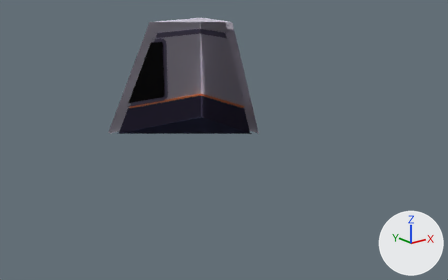
An edit to the glTF model client/public/ship/team-station.glb, drawn before and after from the same camera.
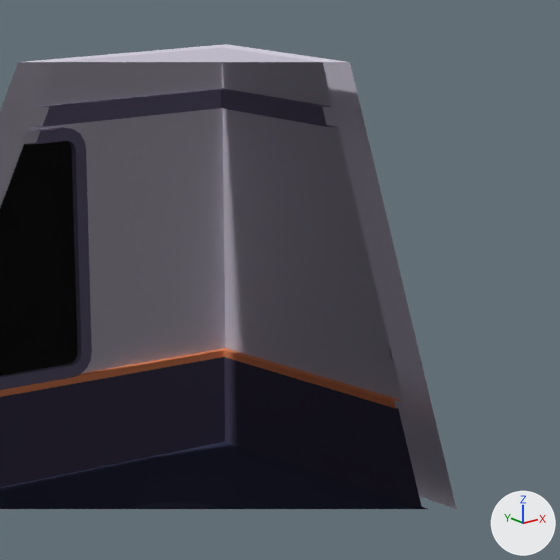
Old and new are each drawn whole from a 50 mm lens placed at (-11.31, -9.91, 6.74), pointed at (0.03, 4.26, 1.07) and again close up on the part from 32% to 64% of the width and 2% to 52% of the height. The axes (+X, +Y, +Z) are drawn at lower right. The lights are the same throughout. The first two pictures are the older version. Everything nearer to the camera than a plane just in front of the edit is cut away. Where no turn or scale is listed for an object, it has been applied to the vertices.

The first close-up shows 'briefing room ceiling', 'briefing room floor', 'briefing room wall 0', 'screen', 'screen frame' and 1 more.
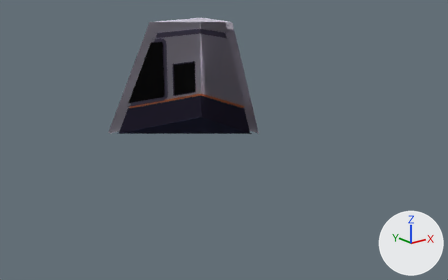
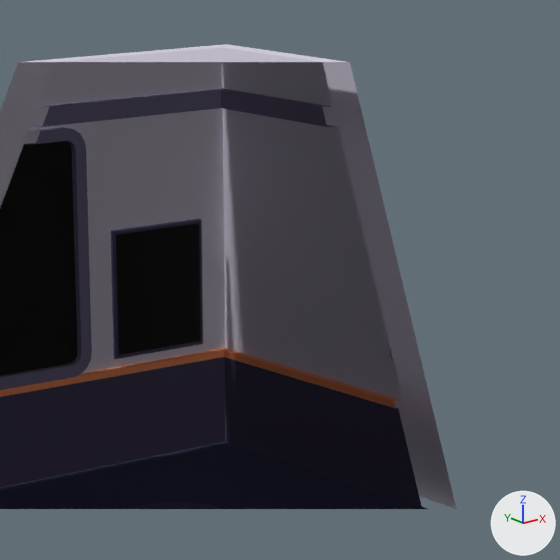
Where the change shows, as pixel boxes (x1, y1, x2, y2) in the close-ups (560 x 560 px):
'panes', added (black)
    after: (116, 223, 201, 355)
'panes frame', added
    after: (110, 218, 203, 359)

Diff of the bpy script that builds the scene:
```diff
--- a/client/public/ship/team-station.glb.py
+++ b/client/public/ship/team-station.glb.py
@@ mat_screen__000000_screen_team_station_panes @@
+mat_screen__000000_screen_team_station_panes = principled_material('screen #000000 screen=team-station-panes')
+mat_screen__000000_screen_team_station_panes.base_color = (0.0, 0.0, 0.0)  # black #000000
+mat_screen__000000_screen_team_station_panes.roughness = 1.0
@@ me_panes_frame @@
+me_panes_frame.from_pydata(...)  # 56 vertices, 108 faces; spans x -0.54..0.54, y -0.02..0.02, z 0.0..1.28
+me_panes_frame.materials.append(mat_toon__4c4562)  # dark purple #4c4562
@@ me_panes @@
+me_panes.from_pydata([(-0.5, 0.0, 0.0), (0.5, 0.0, 0.0), (0.5, 0.0, 1.2), (-0.5, 0.0, 1.2)], [], [(0, 1, 2), (0, 2, 3)])
+me_panes.materials.append(mat_screen__000000_screen_team_station_panes)  # black #000000
@@ ob_panes_frame @@
+ob_panes_frame = bpy.data.objects.new('panes frame', me_panes_frame)
+ob_panes_frame.location = (2.66, 10.08, 1.06)
@@ ob_panes @@
+ob_panes = bpy.data.objects.new('panes', me_panes)
+ob_panes.location = (2.66, 10.056, 1.1)
```
